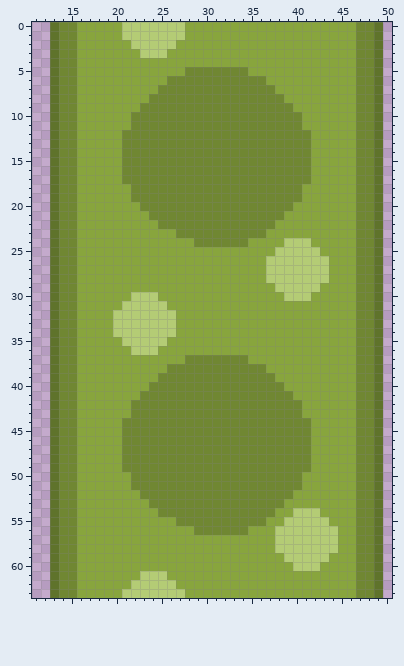
One commit to this pixel-art sprite: resources/data/textures/snake-body.png. The picture above is the old version.
The file is 64x64 pixels. Shown: x 11..50, y 0..63.
After the commit:
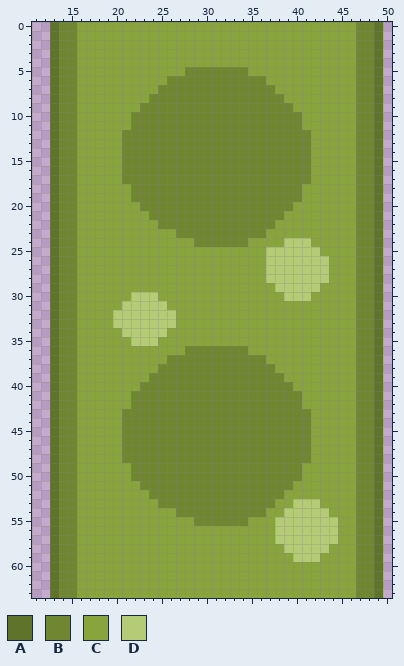
Palette (. is transparent): A #5f732b  B #708732  C #88a53d  D #b4cc75
The edit:
@@ x 19..29 @@
- 0 CCDDDDDDDCC
- 1 CCDDDDDDDCC
- 2 CCCDDDDDCCC
- 3 CCCCDDDCCCC
+ 0 CCCCCCCCCCC
+ 1 CCCCCCCCCCC
+ 2 CCCCCCCCCCC
+ 3 CCCCCCCCCCC
  4 CCCCCCCCCCC
@@ x 35..39 @@
 24 CCCCD
-25 CCCDD
+25 CCDDD
 26 CCDDD
@@ x 18..43 @@
 33 CCDDDDDDDCCCCCCCCCCCCCCCCC
-34 CCDDDDDDDCCCCCCCCCCCCCCCCC
-35 CCCDDDDDCCCCCCCCCCCCCCCCCC
-36 CCCCDDDCCCCCCCCCCCCCCCCCCC
-37 CCCCCCCCCCBBBBBBBCCCCCCCCC
-38 CCCCCCCCBBBBBBBBBBBCCCCCCC
-39 CCCCCCCBBBBBBBBBBBBBCCCCCC
-40 CCCCCCBBBBBBBBBBBBBBBCCCCC
-41 CCCCCBBBBBBBBBBBBBBBBBCCCC
+34 CCCDDDDDCCCCCCCCCCCCCCCCCC
+35 CCCCDDDCCCCCCCCCCCCCCCCCCC
+36 CCCCCCCCCCBBBBBBBCCCCCCCCC
+37 CCCCCCCCBBBBBBBBBBBCCCCCCC
+38 CCCCCCCBBBBBBBBBBBBBCCCCCC
+39 CCCCCCBBBBBBBBBBBBBBBCCCCC
+40 CCCCCBBBBBBBBBBBBBBBBBCCCC
+41 CCCCBBBBBBBBBBBBBBBBBBBCCC
 42 CCCCBBBBBBBBBBBBBBBBBBBCCC
-43 CCCCBBBBBBBBBBBBBBBBBBBCCC
+43 CCCBBBBBBBBBBBBBBBBBBBBBCC
 44 CCCBBBBBBBBBBBBBBBBBBBBBCC
@@ x 19..46 @@
 48 CCBBBBBBBBBBBBBBBBBBBBBCCCCC
-49 CCBBBBBBBBBBBBBBBBBBBBBCCCCC
+49 CCCBBBBBBBBBBBBBBBBBBBCCCCCC
 50 CCCBBBBBBBBBBBBBBBBBBBCCCCCC
-51 CCCBBBBBBBBBBBBBBBBBBBCCCCCC
-52 CCCCBBBBBBBBBBBBBBBBBCCCCCCC
-53 CCCCCBBBBBBBBBBBBBBBCCCCCCCC
-54 CCCCCCBBBBBBBBBBBBBCCDDDCCCC
-55 CCCCCCCCBBBBBBBBBBCCDDDDDCCC
-56 CCCCCCCCCCBBBBBBCCCDDDDDDDCC
+51 CCCCBBBBBBBBBBBBBBBBBCCCCCCC
+52 CCCCCBBBBBBBBBBBBBBBCCCCCCCC
+53 CCCCCCBBBBBBBBBBBBBCCDDDCCCC
+54 CCCCCCCCBBBBBBBBBBCCDDDDDCCC
+55 CCCCCCCCCCBBBBBBCCCDDDDDDDCC
+56 CCCCCCCCCCCCCCCCCCCDDDDDDDCC
 57 CCCCCCCCCCCCCCCCCCCDDDDDDDCC
-58 CCCCCCCCCCCCCCCCCCCDDDDDDDCC
-59 CCCCCCCCCCCCCCCCCCCCDDDDDCCC
-60 CCCCCCCCCCCCCCCCCCCCCDDDCCCC
-61 CCCCDDDCCCCCCCCCCCCCCCCCCCCC
-62 CCCDDDDDCCCCCCCCCCCCCCCCCCCC
-63 CCDDDDDDDCCCCCCCCCCCCCCCCCCC
+58 CCCCCCCCCCCCCCCCCCCCDDDDDCCC
+59 CCCCCCCCCCCCCCCCCCCCCDDDCCCC
+60 CCCCCCCCCCCCCCCCCCCCCCCCCCCC
+61 CCCCCCCCCCCCCCCCCCCCCCCCCCCC
+62 CCCCCCCCCCCCCCCCCCCCCCCCCCCC
+63 CCCCCCCCCCCCCCCCCCCCCCCCCCCC
